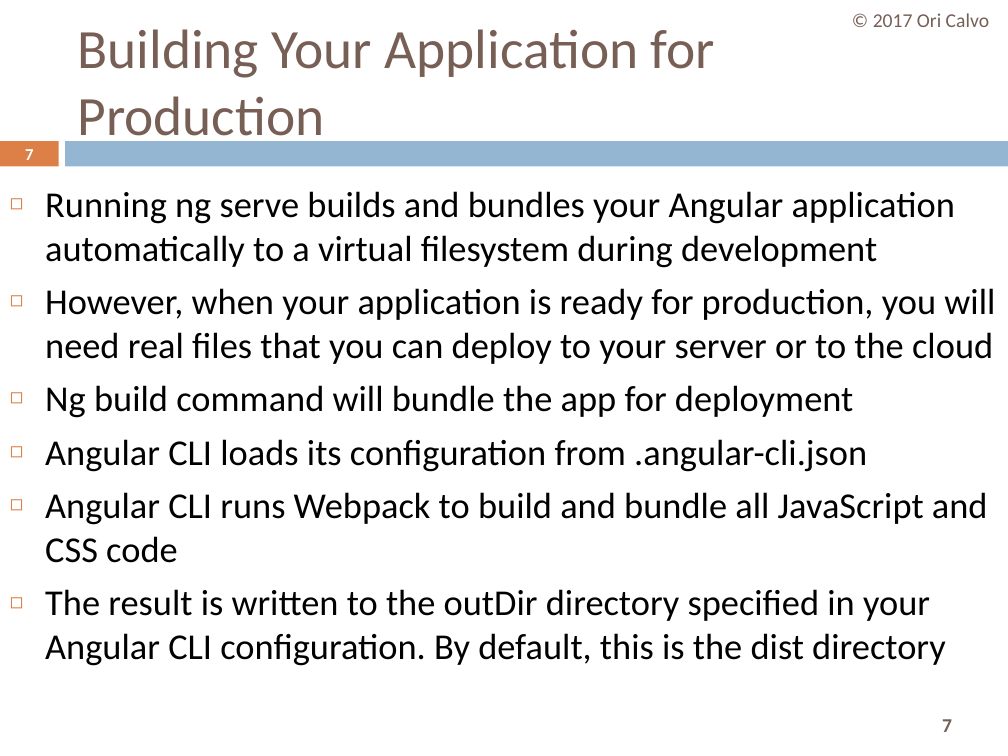
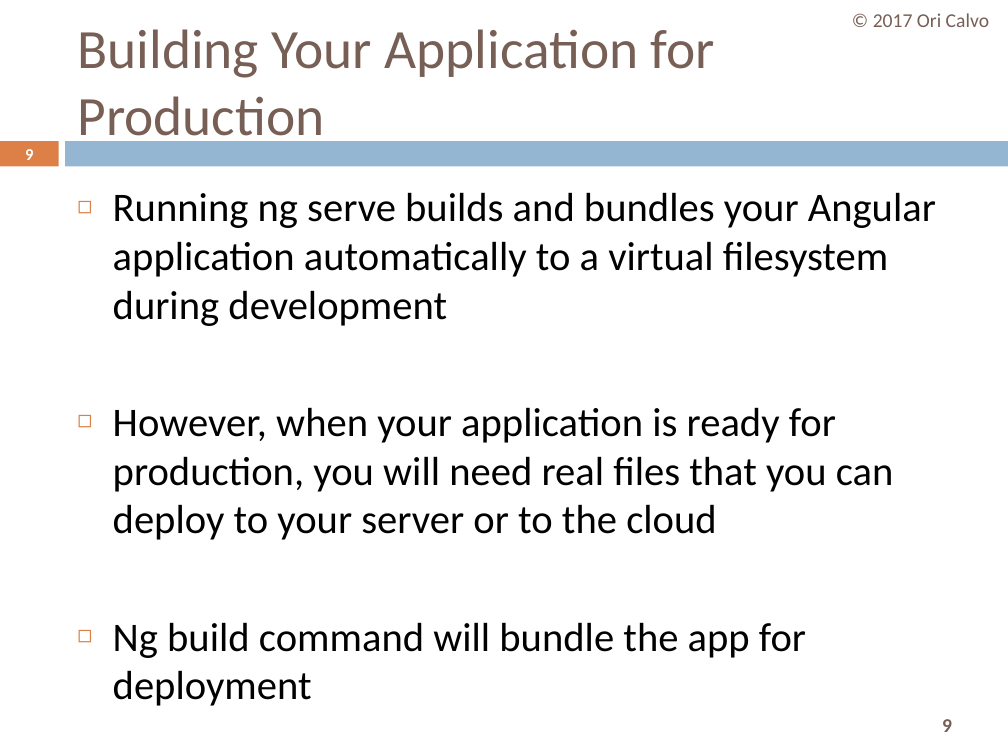
Before and after one commit to oricalvo/course-angular, a slide deck: slide 9 of PPTs/cli.pptx (slide 7 before the commit). Drawn at 1008x756 pixels with LibreOffice and Linux fonts; fonts in the diff are those of the drawing. Boxes give left, top, right and bottom in pixels: in the first picture for what was removed or moved away, otherwise in the second. Text is boxed around its words. In the diff, an @@ line names an element or a change of style, - is before the commit and + after.

```diff
--- a/PPTs/cli.pptx
+++ b/PPTs/cli.pptx
@@ page number at (25, 149, 33, 160): text changed @@
-7
+9
@@ text "Running ng serve builds and ...": place and size @@
-text "Running ng serve builds and ..." at (45, 191, 995, 666)
+text "Running ng serve builds and ..." at (113, 192, 936, 706)
@@ text "Running ng serve builds and ..." at (113, 192, 936, 706): size 26 to 29 pt @@
@@ text at (45, 439, 988, 666): paragraphs removed @@
-◻ Angular CLI loads its configuration from .angular-cli.json
-◻ Angular CLI runs Webpack to build and bundle all JavaScript and CSS code
-◻ The result is written to the outDir directory specified in your Angular CLI configuration. By default, this is the dist directory
@@ page number at (942, 719, 952, 732): text changed @@
-7
+9
```
Also in this commit, not shown: 16 other slides changed, 13 slides added, 1 slide removed.
